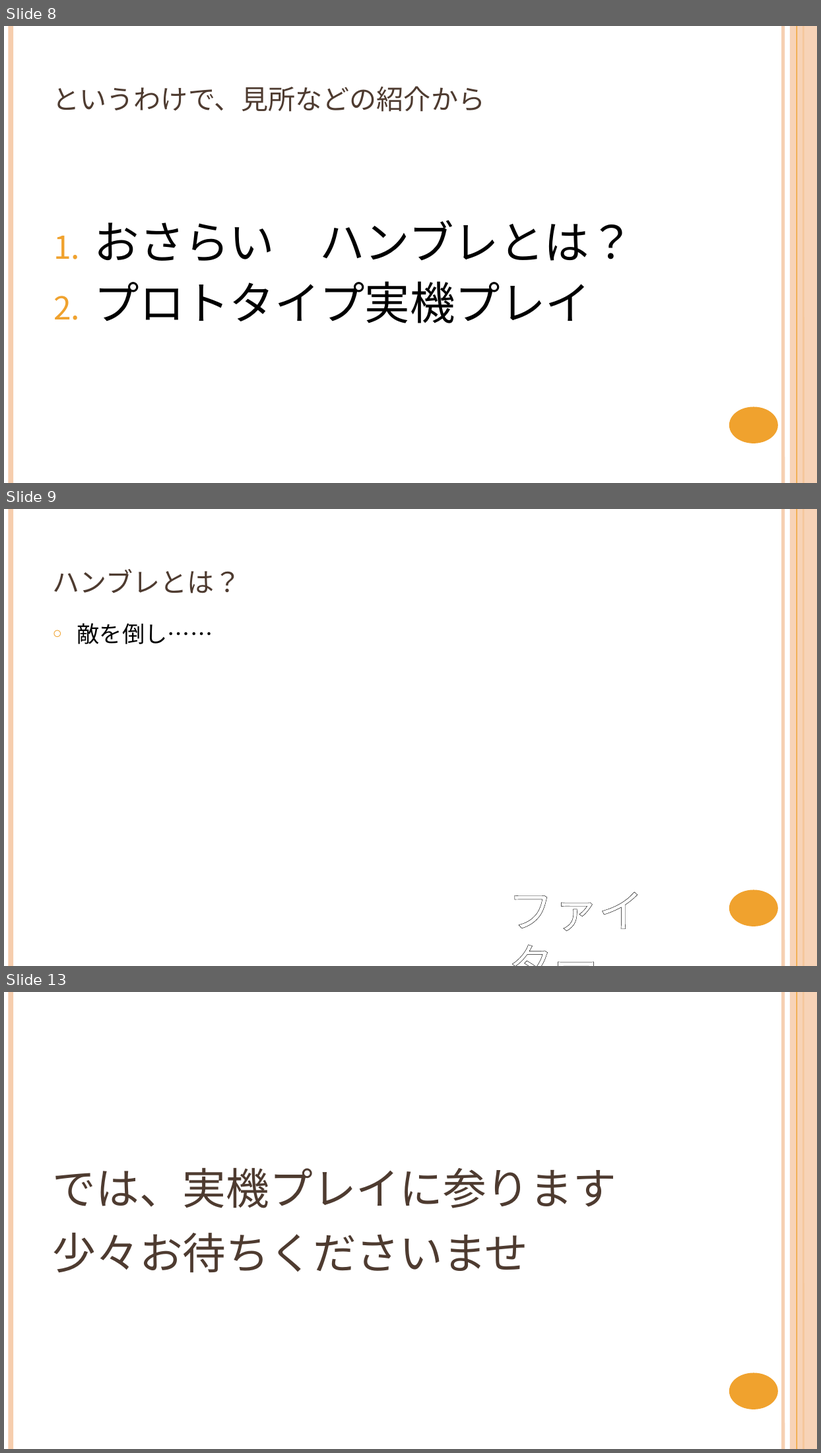
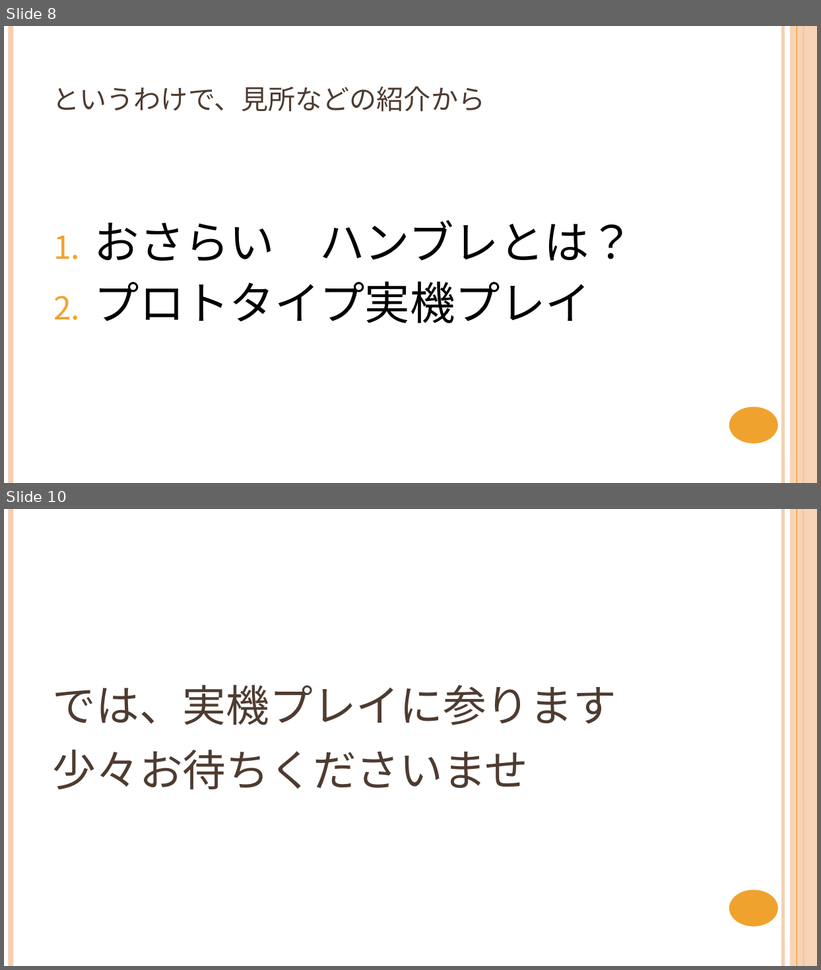
Before and after one commit to NyamLand/VSRPG, a slide deck: 仕様/プレゼンテーション/第三回発表.pptx. Shown one above the other, each under a label of ours: slides 8, 9 and 13 before the commit, slides 8 and 10 after it; the slides between them are not shown. The pictures are 821x1453 and 821x970 pixels, drawn with LibreOffice and Linux fonts; fonts in the diff are those of the drawing. Boxes give left, top, right and bottom in pixels: in the first picture for what was removed or moved away, otherwise in the second. Text is boxed around its words. In the diff, an @@ line names an element or a change of style, - is before the commit and + after.

```diff
--- a/仕様/プレゼンテーション/第三回発表.pptx
+++ b/仕様/プレゼンテーション/第三回発表.pptx
@@ slide 9 removed at [4, 509, 817, 966], background #FFFFFF; not listed: 6 template elements that a slide beside it also shows @@
@@ title removed at [53, 569, 242, 593] @@
-ハンブレとは？
@@ text removed at [77, 623, 213, 644] @@
-○ 敵を倒し……
@@ text removed at [508, 892, 644, 931] @@
-ファイター
@@ what was slide 13 is now slide 10 @@
```
Also in this commit, not shown: 3 slides changed, 2 slides added, 4 other slides removed, 7 other files.
